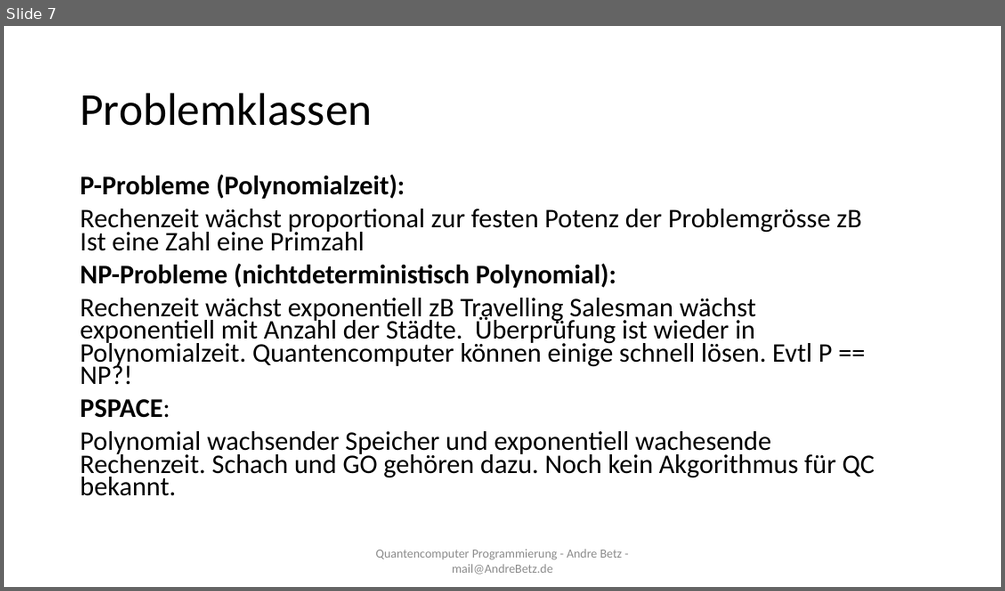
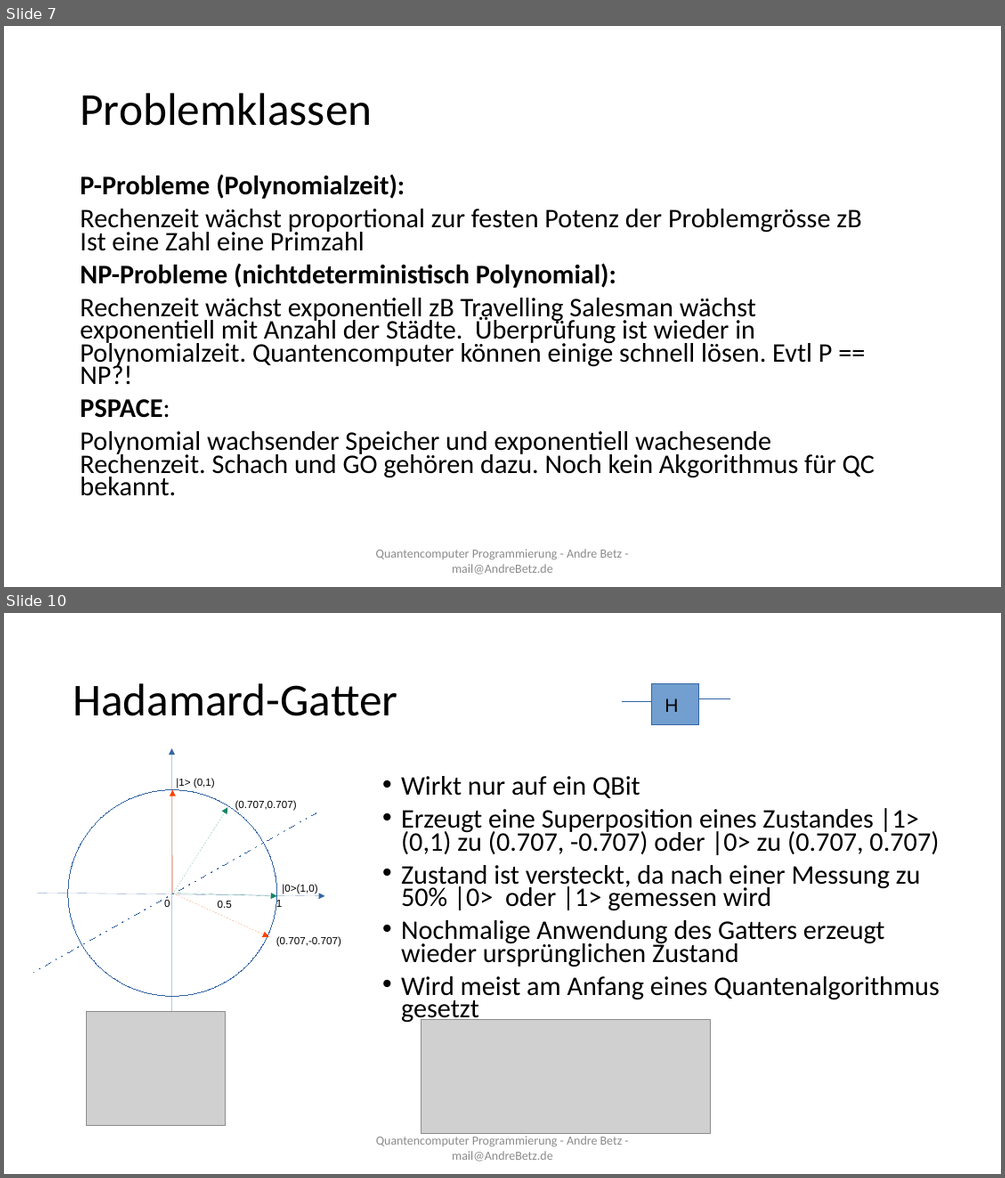
Before and after one commit to sky4walk/documents, a slide deck: QuantencomputerProgramming.odp. Shown one above the other, each under a label of ours: slide 7 before the commit, slides 7 and 10 after it; the slides between them are not shown. The pictures are 1005x591 and 1005x1178 pixels, drawn with LibreOffice and Linux fonts; fonts in the diff are those of the drawing; grey boxes stand for pictures. Boxes give left, top, right and bottom in pixels: in the first picture for what was removed or moved away, otherwise in the second. Text is boxed around its words. In the diff, an @@ line names an element or a change of style, - is before the commit and + after.

Commit message:
some quanten gates

```diff
--- a/QuantencomputerProgramming.odp
+++ b/QuantencomputerProgramming.odp
@@ slide 10 added at (4,613,1001,1174), background #FFFFFF @@
@@ title added at (73,683,397,716), 44 pt, text #000000 @@
+Hadamard-Gatter
@@ group added at (623,683,729,724): 2 lines, 1 rectangle, 1 text @@
+H
@@ text added at (401,776,939,1024), 25.9 pt, text #000000 @@
+• Wirkt nur auf ein QBit
+• Erzeugt eine Superposition eines Zustandes |1> (0,1) zu (0.707, -0.707) oder |0> zu (0.707, 0.707)
+• Zustand ist versteckt, da nach einer Messung zu 50% |0> oder |1> gemessen wird
+• Nochmalige Anwendung des Gatters erzeugt wieder ursprünglichen Zustand
+• Wird meist am Anfang eines Quantenalgorithmus gesetzt
@@ group added at (33,748,341,1025): 7 texts, 6 arrows, 1 ellipse, 1 line @@
+|0>(1,0)
+|1> (0,1)
+0.5
+0
+1
+(0.707,-0.707)
+(0.707,0.707)
@@ picture added at (86,1012,225,1126) @@
@@ picture added at (421,1019,711,1133) @@
@@ text added at (376,1135,623,1161), 12 pt, text #8B8B8B @@
+Quantencomputer Programmierung - Andre Betz - mail@AndreBetz.de
```
Also in this commit, not shown: 2 slides changed, 4 other slides added, 1 slide removed, 1 other file.
